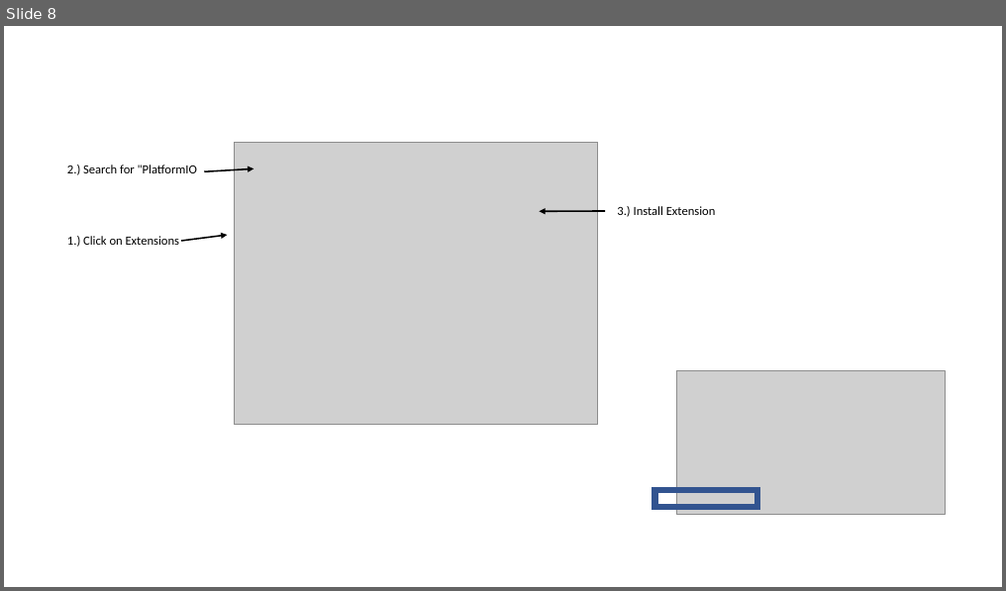
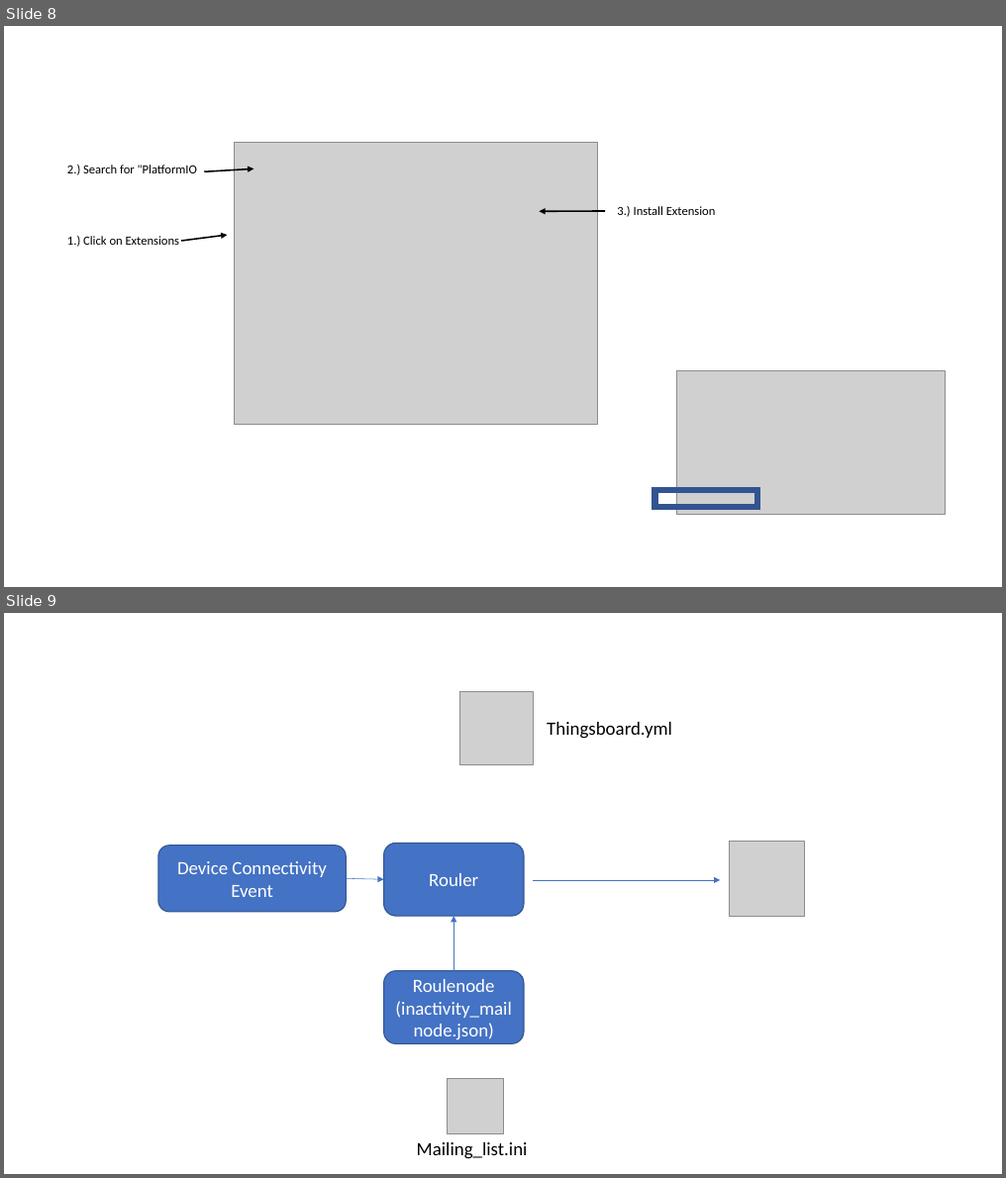
Before and after one commit to schaerenD/TestIoT, a slide deck: documentation/doc/Presentation1.pptx. Shown one above the other, each under a label of ours: slide 8 before the commit, slides 8 and 9 after it. The pictures are 1006x591 and 1006x1178 pixels, drawn with LibreOffice and Linux fonts; fonts in the diff are those of the drawing; grey boxes stand for pictures. Boxes give left, top, right and bottom in pixels: in the first picture for what was removed or moved away, otherwise in the second. Text is boxed around its words. In the diff, an @@ line names an element or a change of style, - is before the commit and + after.

```diff
--- a/documentation/doc/Presentation1.pptx
+++ b/documentation/doc/Presentation1.pptx
@@ slide 9 added at (4, 613, 1002, 1174), background #FFFFFF @@
@@ picture added at (460, 691, 534, 765) @@
@@ text added at (547, 722, 672, 739), 18 pt, text #000000 @@
+Thingsboard.yml
@@ rounded rectangle added at (158, 845, 347, 912), fill #4472C4, outline #325491 1 pt, 18 pt, text #FFFFFF @@
+Device Connectivity Event
@@ rounded rectangle added at (383, 843, 524, 916), fill #4472C4, outline #325491 1 pt, 18 pt, text #FFFFFF @@
+Rouler
@@ picture added at (730, 842, 804, 916) @@
@@ arrow added from (347, 878) to (383, 879), #4472C4 0.5 pt @@
@@ arrow added from (533, 880) to (721, 880), #4472C4 0.5 pt @@
@@ arrow added from (453, 970) to (453, 916), #4472C4 0.5 pt @@
@@ rounded rectangle added at (383, 970, 524, 1045), fill #4472C4, outline #325491 1 pt, 18 pt, text #FFFFFF @@
+Roulenode
+(inactivity_mailnode.json)
@@ picture added at (448, 1078, 503, 1134) @@
@@ text added at (417, 1143, 528, 1159), 18 pt, text #000000 @@
+Mailing_list.ini
```
Also in this commit, not shown: 1 slide removed, 6 other files.
